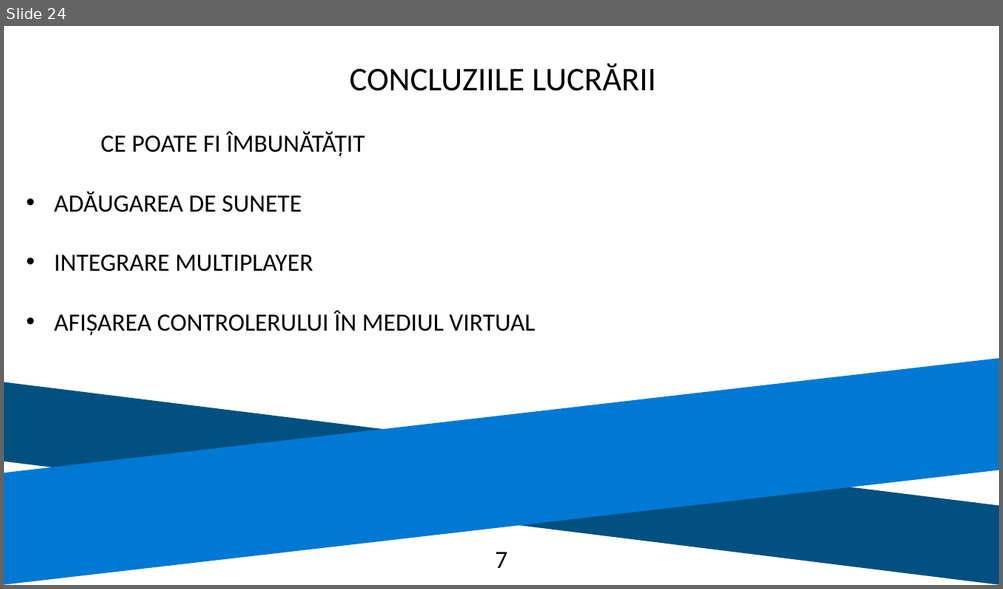
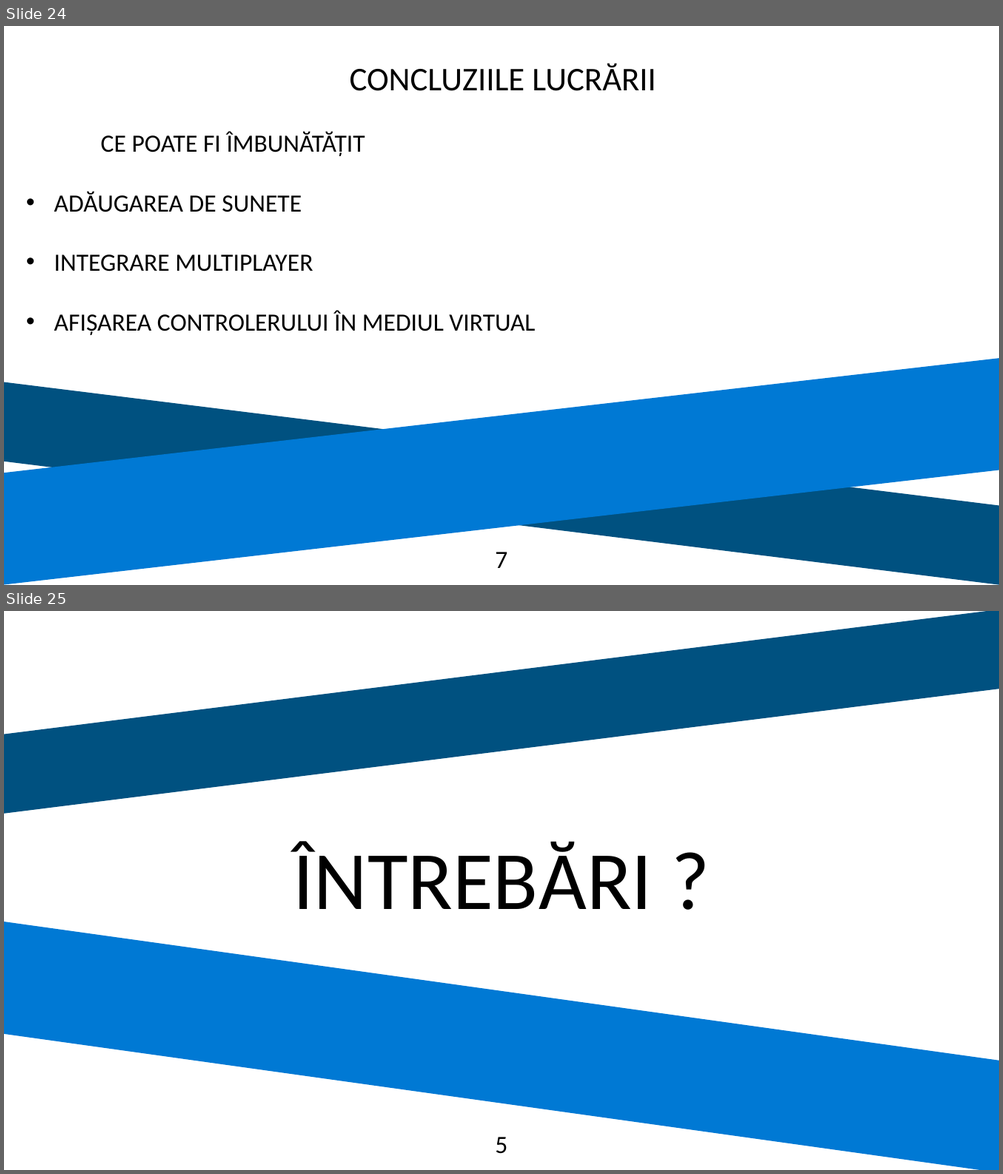
Before and after one commit to codrinalex1994/Licenta2019MarianAlexandruDaniel, a slide deck: Licenta2019MarianAlexandruDaniel/Licenta EscapeRoom.pptx. Shown one above the other, each under a label of ours: slide 24 before the commit, slides 24 and 25 after it. The pictures are 1003x589 and 1003x1174 pixels, drawn with LibreOffice and Linux fonts; fonts in the diff are those of the drawing. Boxes give left, top, right and bottom in pixels: in the first picture for what was removed or moved away, otherwise in the second. Text is boxed around its words. In the diff, an @@ line names an element or a change of style, - is before the commit and + after.

Commit message:
ppt fix

```diff
--- a/Licenta2019MarianAlexandruDaniel/Licenta EscapeRoom.pptx
+++ b/Licenta2019MarianAlexandruDaniel/Licenta EscapeRoom.pptx
@@ slide 25 added at [4, 611, 999, 1170], background #FFFFFF @@
@@ rectangle added at [4, 611, 999, 818], fill #005180 @@
@@ text added at [293, 841, 652, 909], 80 pt, text #000000 @@
+ÎNTREBĂRI ?
@@ rectangle added at [4, 917, 999, 1170], fill #0079D4 @@
@@ text added at [495, 1137, 507, 1154], 24 pt, text #000000 @@
+5
```
Also in this commit, not shown: 1 other slide added.
